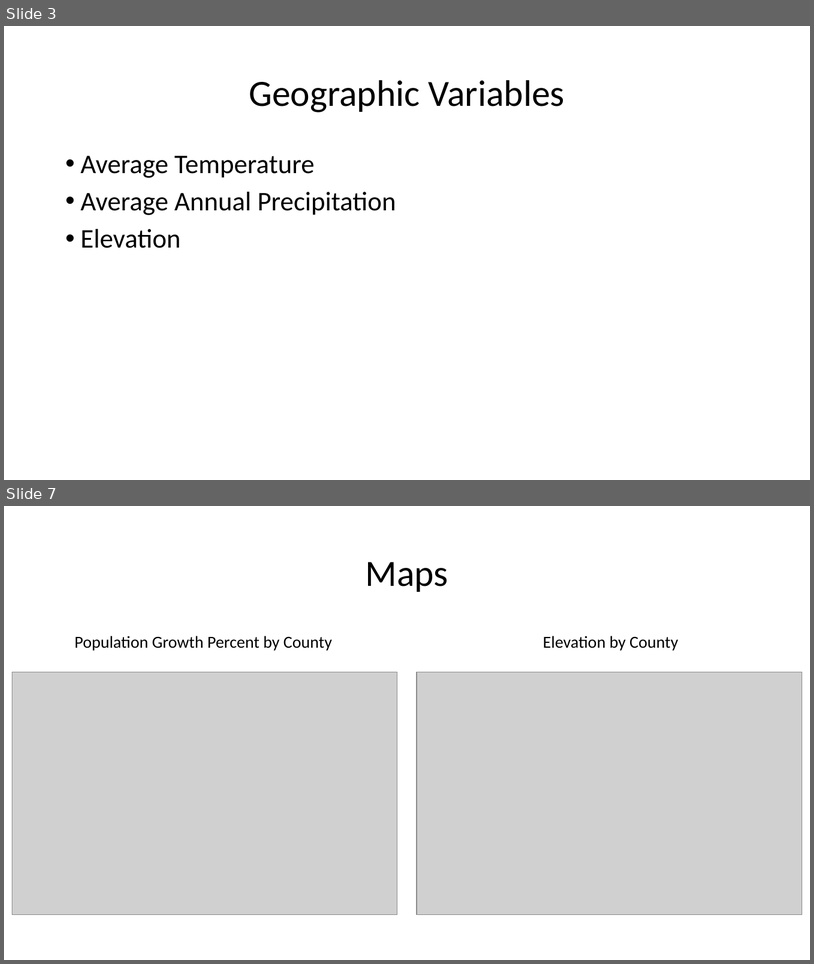
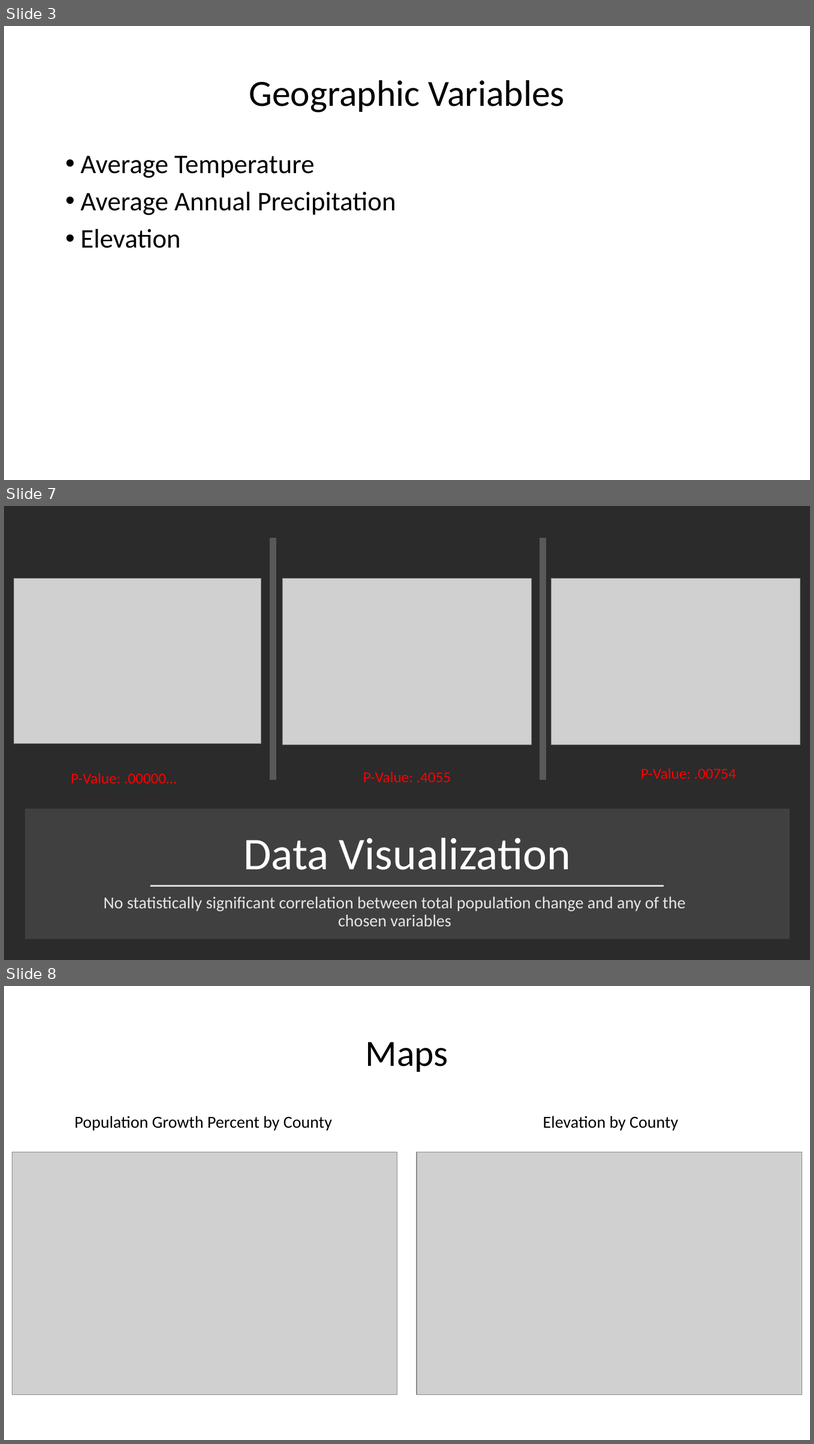
Before and after one commit to ConnerSick/Project-1, a slide deck: Geographic Factors on US Population Growth.pptx. Shown one above the other, each under a label of ours: slides 3 and 7 before the commit, slides 3, 7 and 8 after it; the slides between them are not shown. The pictures are 814x964 and 814x1444 pixels, drawn with LibreOffice and Linux fonts; fonts in the diff are those of the drawing; grey boxes stand for pictures; background and template pictures are left out; a plain dark background stands for a picture behind light text. Boxes give left, top, right and bottom in pixels: in the first picture for what was removed or moved away, otherwise in the second. Text is boxed around its words. In the diff, an @@ line names an element or a change of style, - is before the commit and + after.

```diff
--- a/Geographic Factors on US Population Growth.pptx
+++ b/Geographic Factors on US Population Growth.pptx
@@ slide 7 added at (4,506,810,960), background picture (left out) @@
@@ line added from (273, 537) to (273, 780), #595959 8 pt @@
@@ line added from (543, 537) to (543, 780), #595959 8 pt @@
@@ picture added at (14,579,261,744) @@
@@ picture added at (283,579,532,744) @@
@@ picture added at (551,579,801,744) @@
@@ text added at (71,772,176,783), 18 pt, text #FF0000 @@
+P-Value: .00000…
@@ text added at (363,771,451,782), 18 pt, text #FF0000 @@
+P-Value: .4055
@@ text added at (641,768,737,778), 18 pt, text #FF0000 @@
+P-Value: .00754
@@ rectangle added at (29,813,786,935), fill #404040, outline #404040 10 pt @@
@@ title added at (243,837,571,870), 54 pt, text #FFFFFF @@
+Data Visualization
@@ text added at (104,896,686,926), 20 pt, text #E7E6E6 @@
+No statistically significant correlation between total population change and any of the chosen variables
@@ line added from (150, 886) to (665, 886), #D9D9D9 1.75 pt @@
@@ what was slide 7 is now slide 8 @@
```
Also in this commit, not shown: 4 slides changed, 1 other slide added, 1 other file.
